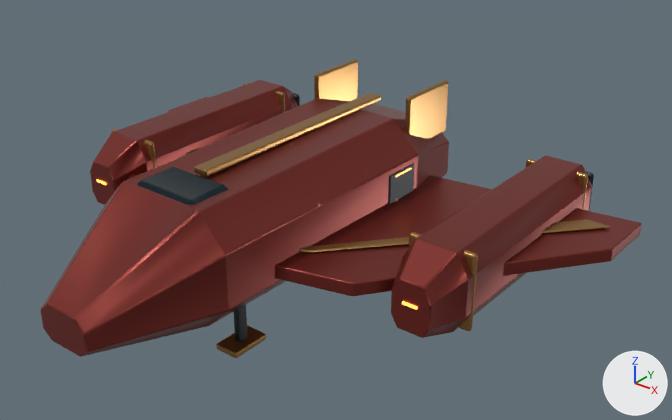
What one commit did to the FBX model Art/Source/Aurelion/SM_Aurelion_Dominion_Shuttle.fbx.
One viewpoint serves both versions: a 50 mm camera at (15.86, -17.18, 13.57) aimed at (1.51, 0.75, 2.45). Lighting does not change. The marker at lower right points along +X, +Y and +Z. The first picture is the older version. Vertices at exactly the same position are counted once.

The first picture shows 'SM_Aurelion_Dominion_Shuttle'.
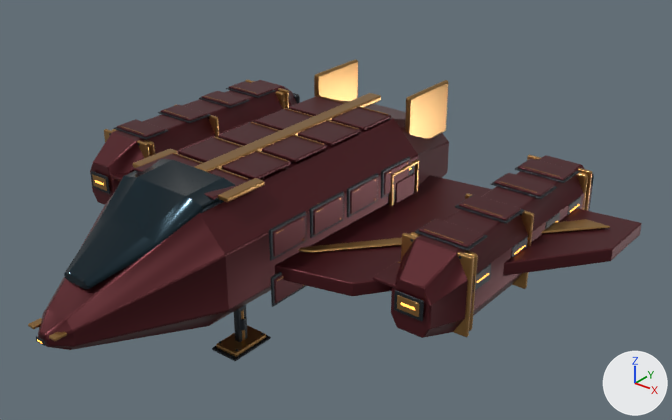
The change in detail:
Material 'M_Dominion_Armor' (mat_m_dominion_armor) changes colour from red #81322b to dark red #572127; in linear values from (0.22, 0.032, 0.024) to (0.095, 0.015, 0.02).
me_armored_troop_cabin is used by ob_sm_aurelion_dominion_shuttle; location (0.0, 0.0, 0.0).
me_armored_troop_cabin had 2542 vertices, 2436 faces and spanned x -8.3..8.3, y -7.2..6.8, z 0.0..4.9.
me_armored_troop_cabin now has 19090 vertices, 17896 faces and spans x -8.3..8.3, y -7.8..6.9, z 0.0..4.9.
me_armored_troop_cabin part 1: the loose piece of 56 vertices spanning x -1.5..-1.3, y -3.2..-2.8, z 0.0..1.2 is copied, and the copy is scaled about its middle by (1.4, 1.14, 0.0444), then moved by (1.0, -4.6, 1.6), in mat_m_dominion_trim (brown #a67d49); it spans x -0.5..-0.3, y -7.7..-7.4, z 2.2.
me_armored_troop_cabin part 2: the loose piece of 56 vertices spanning x 1.3..1.5, y -3.2..-2.8, z 0.0..1.2 is copied, and the copy is scaled about its middle by (1.4, 1.14, 0.0444), then moved by (-1.0, -4.6, 1.6), in mat_m_dominion_trim (brown #a67d49); it spans x 0.3..0.5, y -7.7..-7.4, z 2.2.
me_armored_troop_cabin part 3: the loose piece of 44 vertices spanning x -6.3..-4.9, y 6.6..6.8, z 1.5..2.8 is copied, and the copy is scaled about its middle by (0.645, 0.173, 0.432), then moved by (0.0, -8.3, 0.0); it spans x -6.0..-5.2, y -1.7..-1.6, z 1.9..2.4.
me_armored_troop_cabin part 4: the loose piece of 44 vertices spanning x -6.3..-4.9, y 6.6..6.8, z 1.5..2.8 is copied, and the copy is scaled about its middle by (0.498, 0.0909, 0.293), then moved by (0.0, -8.4, 0.0), in mat_m_dominion_trim (brown #a67d49); it spans x -5.9..-5.3, y -1.7, z 2.0..2.3.
me_armored_troop_cabin part 5: the loose piece of 56 vertices spanning x -0.2..0.2, y -2.8..4.6, z 4.3..4.5 is copied, and the copy is scaled about its middle by (3.06, 0.175, 0.466), then moved by (-0.8, -3.9, 0.0), in mat_m_dominion_armor (dark red #572127); it spans x -1.4..-0.1, y -3.7..-2.3, z 4.3..4.4.
me_armored_troop_cabin part 6: the loose piece of 108 vertices spanning x -1.4..1.4, y -6.2..-2.8, z 2.4..4.3 is rebuilt with 112 vertices and now spans x -1.4..1.4, y -6.7..-2.8, z 2.9..4.5.
me_armored_troop_cabin part 7: 9992 vertices added at x -2.5..2.5, y -3.7..4.2, z 0.0..4.4.
me_armored_troop_cabin part 8: 2556 vertices added at x 4.5..6.6, y -1.7..6.9, z 1.1..3.4.
me_armored_troop_cabin part 9: 2424 vertices added at x -6.6..-4.5, y -1.6..6.9, z 1.1..3.4.
me_armored_troop_cabin part 10: 56 vertices removed from x -0.8..0.8, y -7.2, z 1.5..2.5; 80 vertices added at x -0.6..0.6, y -7.7..-7.3, z 1.7..2.5.
Other edits to the shape of me_armored_troop_cabin do not show in these pictures.

Pixel boxes [x1, y1, x2, y2] of what changed, in the pictures (672 x 420 px; the box of a moved part takes in the faces that stretch with it):
'SM_Aurelion_Dominion_Shuttle', recoloured, reshaped: before [40, 59, 642, 358]; after [28, 59, 642, 361]
part 1 of me_armored_troop_cabin, added: after [28, 318, 42, 329]
part 2 of me_armored_troop_cabin, added: after [49, 332, 67, 341]
part 3 of me_armored_troop_cabin, added: after [91, 171, 110, 194]
part 4 of me_armored_troop_cabin, added: after [92, 174, 107, 191]
part 5 of me_armored_troop_cabin, added: after [135, 153, 201, 171]
part 6 of me_armored_troop_cabin, rebuilt: before [137, 167, 229, 205]; after [64, 159, 235, 290]
part 7 of me_armored_troop_cabin, added: after [132, 95, 419, 361]
part 8 of me_armored_troop_cabin, added: after [373, 155, 593, 337]
part 9 of me_armored_troop_cabin, added: after [104, 80, 289, 181]
part 10 of me_armored_troop_cabin, moved or reshaped: before [40, 182, 229, 357]; after [38, 195, 229, 350]
